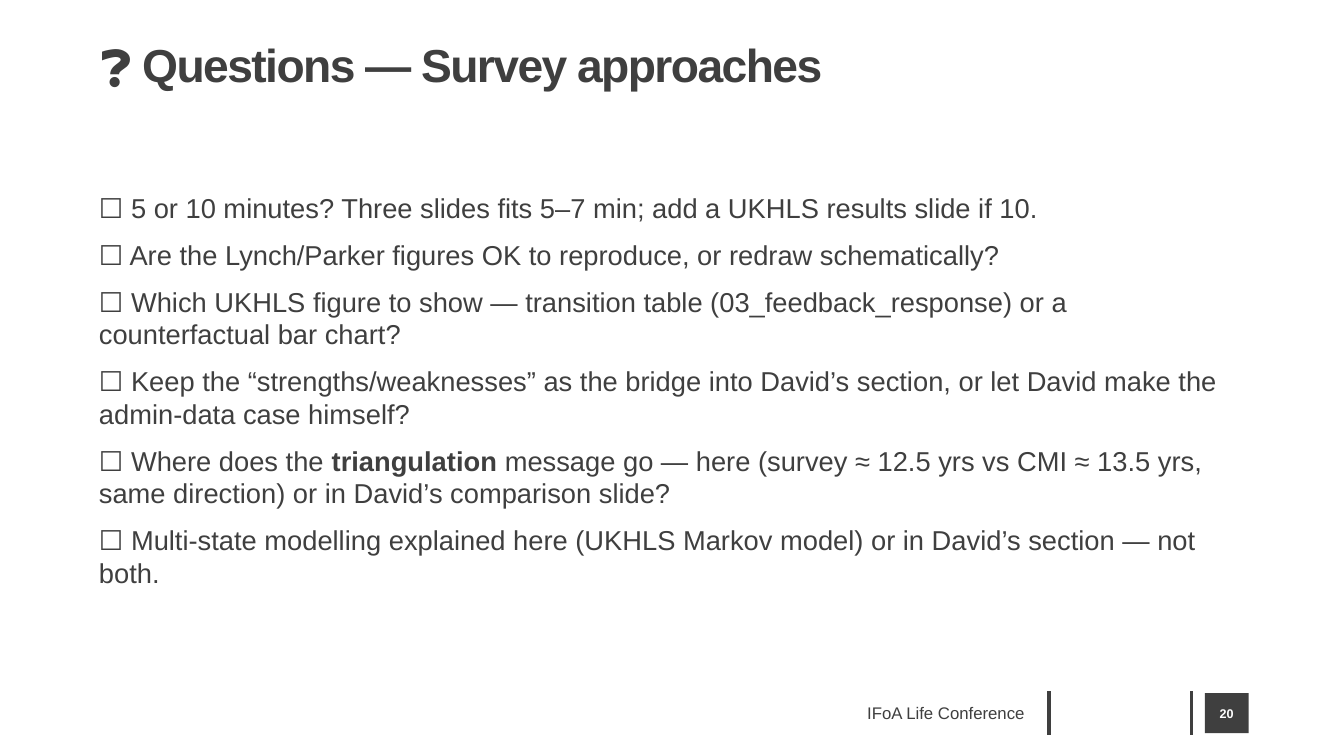
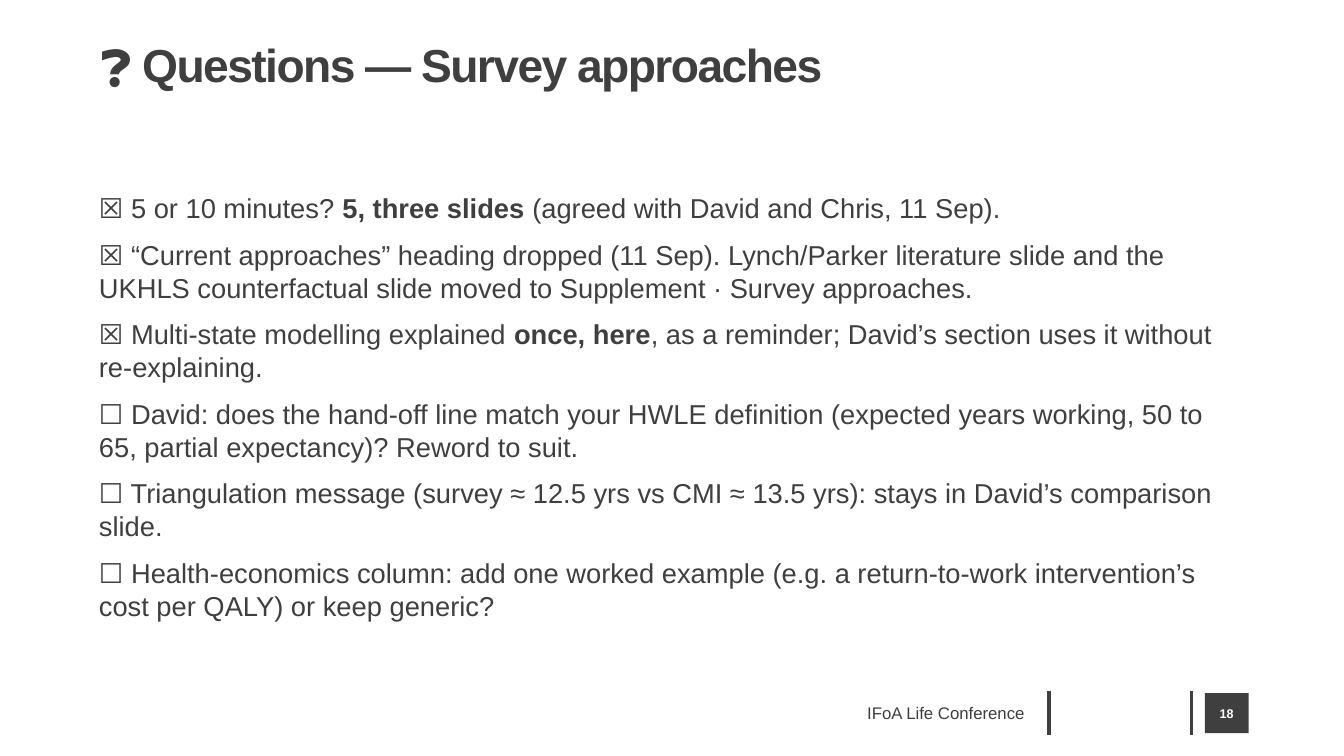
Before and after one commit to JonMinton/economic_inactivity, a slide deck: slide 18 of presentations/ifoa/hwle_ifoa_life_2026.pptx (slide 20 before the commit). Drawn at 1344x756 pixels with LibreOffice and Linux fonts; fonts in the diff are those of the drawing; background and template pictures are left out. Boxes give left, top, right and bottom in pixels: in the first picture for what was removed or moved away, otherwise in the second. Text is boxed around its words. In the diff, an @@ line names an element or a change of style, - is before the commit and + after.

```diff
--- a/presentations/ifoa/hwle_ifoa_life_2026.pptx
+++ b/presentations/ifoa/hwle_ifoa_life_2026.pptx
@@ text at <box>99,198,1211,620</box>: text changed @@
-☐ 5 or 10 minutes? Three slides fits 5–7 min; add a UKHLS results slide if 10.
-☐ Are the Lynch/Parker figures OK to reproduce, or redraw schematically?
-☐ Which UKHLS figure to show — transition table (03_feedback_response) or a counterfactual bar chart?
-☐ Keep the “strengths/weaknesses” as the bridge into David’s section, or let David make the admin-data case himself?
-☐ Where does the triangulation message go — here (survey ≈ 12.5 yrs vs CMI ≈ 13.5 yrs, same direction) or in David’s comparison slide?
-☐ Multi-state modelling explained here (UKHLS Markov model) or in David’s section — not both.
+☒ 5 or 10 minutes? 5, three slides (agreed with David and Chris, 11 Sep).
+☒ “Current approaches” heading dropped (11 Sep). Lynch/Parker literature slide and the UKHLS counterfactual slide moved to Supplement · Survey approaches.
+☒ Multi-state modelling explained once, here, as a reminder; David’s section uses it without re-explaining.
+☐ David: does the hand-off line match your HWLE definition (expected years working, 50 to 65, partial expectancy)? Reword to suit.
+☐ Triangulation message (survey ≈ 12.5 yrs vs CMI ≈ 13.5 yrs): stays in David’s comparison slide.
+☐ Health-economics column: add one worked example (e.g. a return-to-work intervention’s cost per QALY) or keep generic?
@@ page number at <box>1220,709,1234,718</box>: text changed @@
-20
+18
```
Also in this commit, not shown: 3 other slides changed, 3 slides added, 1 slide removed, 2 other files.
